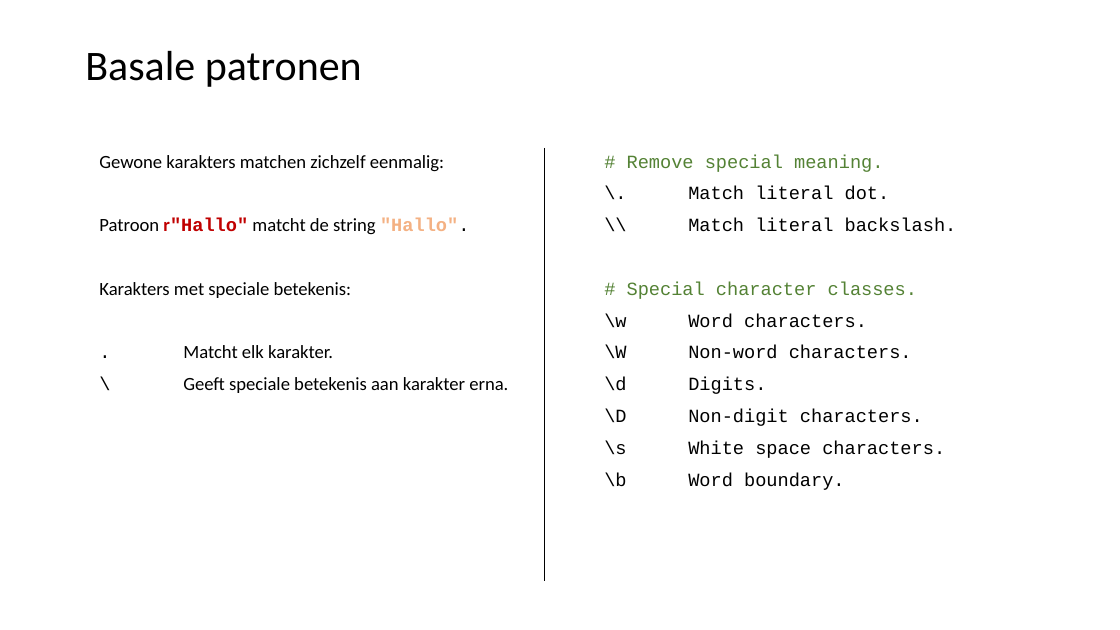
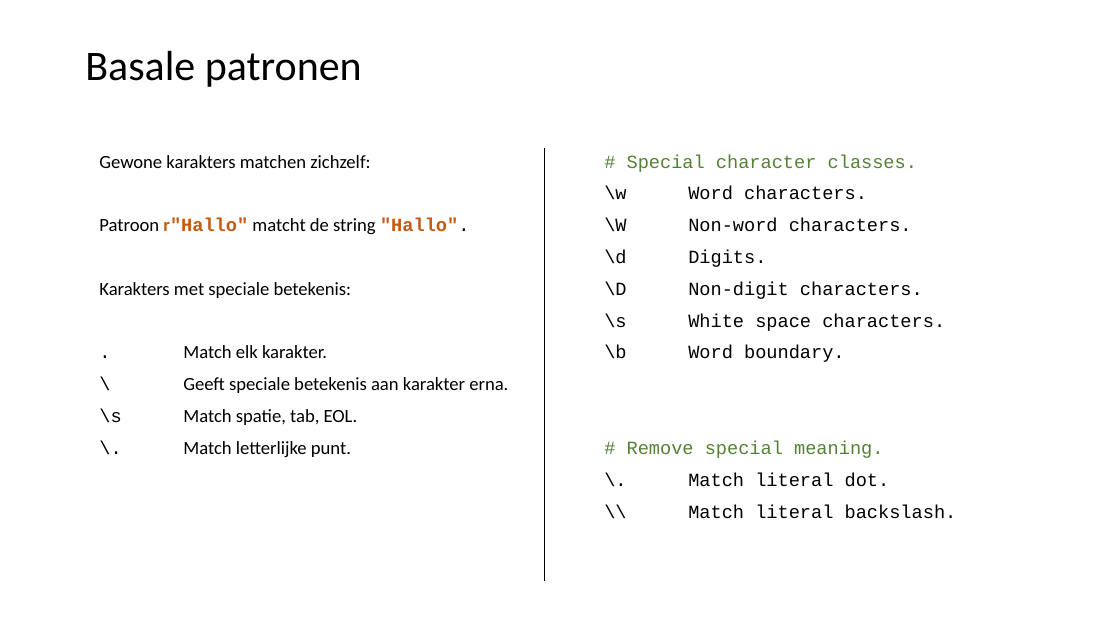
Before and after one commit to LFKoning/knowledge-sharing, a slide deck: slide 18 of python_trainees/5_nlp/python_traineeship_5.pptx (slide 23 before the commit). Drawn at 1120x630 pixels with LibreOffice and Linux fonts; fonts in the diff are those of the drawing. Boxes give left, top, right and bottom in pixels: in the first picture for what was removed or moved away, otherwise in the second. Text is boxed around its words. In the diff, an @@ line names an element or a change of style, - is before the commit and + after.

```diff
--- a/python_trainees/5_nlp/python_traineeship_5.pptx
+++ b/python_trainees/5_nlp/python_traineeship_5.pptx
@@ text at <box>99,155,370,168</box>: text changed @@
-Gewone karakters matchen zichzelf eenmalig:
+Gewone karakters matchen zichzelf:
@@ text at <box>627,155,957,232</box>: paragraphs removed @@
-# Remove special meaning.
-\. Match literal dot.
-\\ Match literal backslash.
@@ text at <box>99,217,469,234</box>: text colour #C00000 to #C55A11 in "r"Hallo""; text colour #F4B183 to #C55A11 in ""Hallo"." @@
@@ text at <box>183,345,327,358</box>: text changed @@
-. Matcht elk karakter.
+. Match elk karakter.
@@ text at <box>99,409,358,458</box>: paragraphs added @@
+\s Match spatie, tab, EOL.
+\. Match letterlijke punt.
@@ text at <box>627,441,957,519</box>: paragraphs added @@
+# Remove special meaning.
+\. Match literal dot.
+\\ Match literal backslash.
```
Also in this commit, not shown: 18 other slides changed, 2 slides removed, 1 other file.
